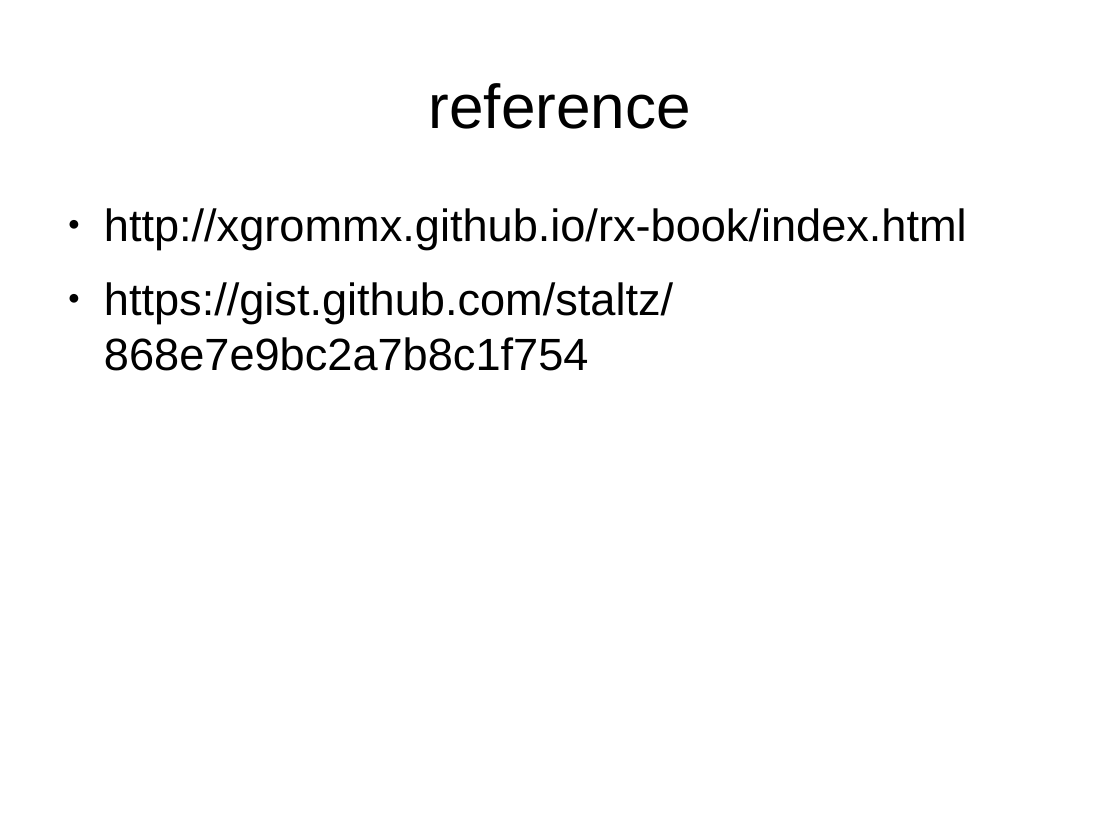
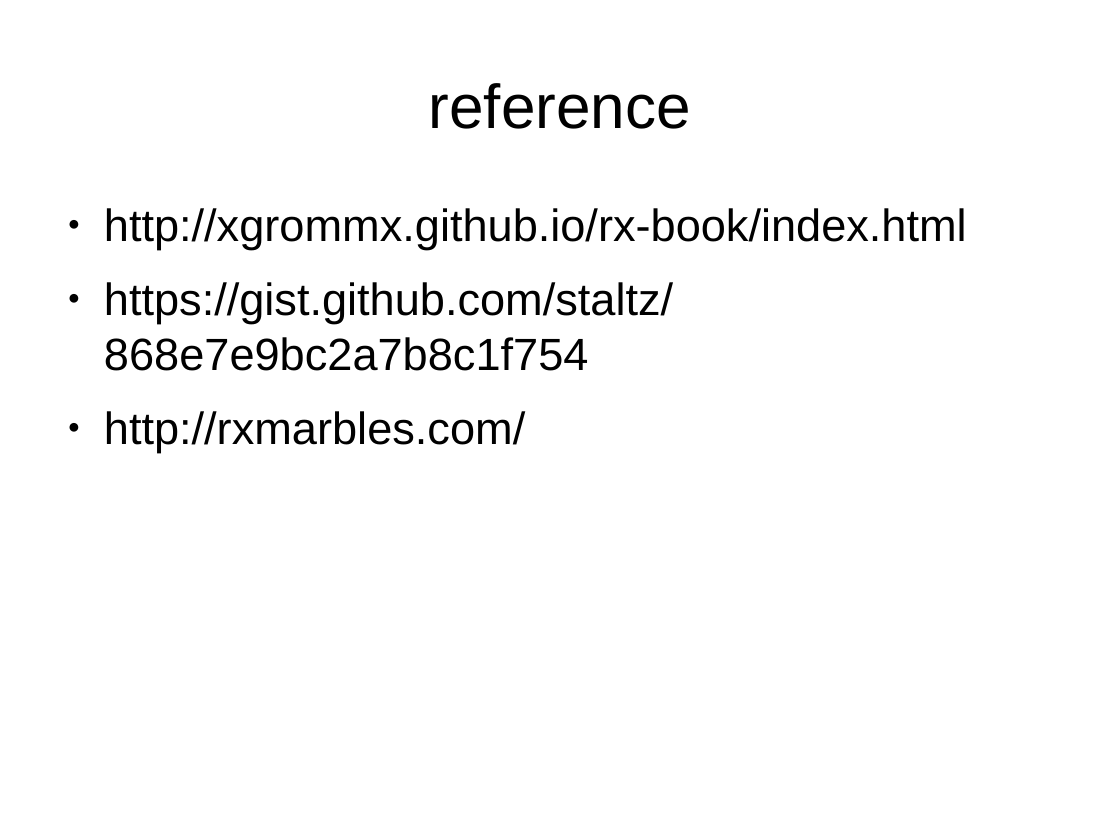
Before and after one commit to sallop/til, a slide deck: slide 26 of RxJS.odp (slide 23 before the commit). Drawn at 1120x840 pixels with LibreOffice and Linux fonts; fonts in the diff are those of the drawing. Boxes give left, top, right and bottom in pixels: in the first picture for what was removed or moved away, otherwise in the second. Text is boxed around its words. In the diff, an @@ line names an element or a change of style, - is before the commit and + after.

```diff
--- a/RxJS.odp
+++ b/RxJS.odp
@@ text at <box>104,411,525,452</box>: paragraph added @@
+● http://rxmarbles.com/
```
Also in this commit, not shown: 3 other slides changed, 3 slides added.
